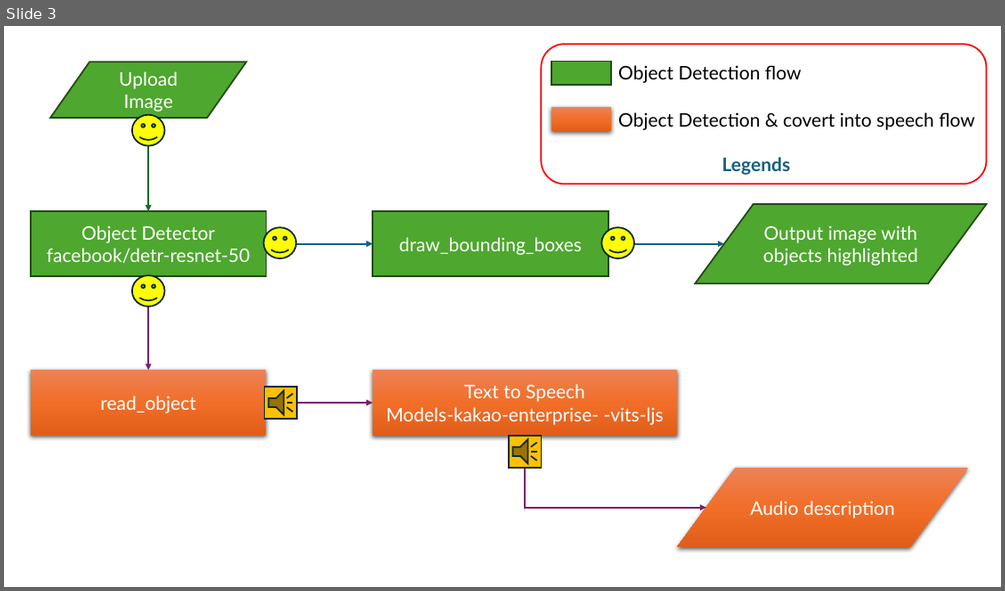
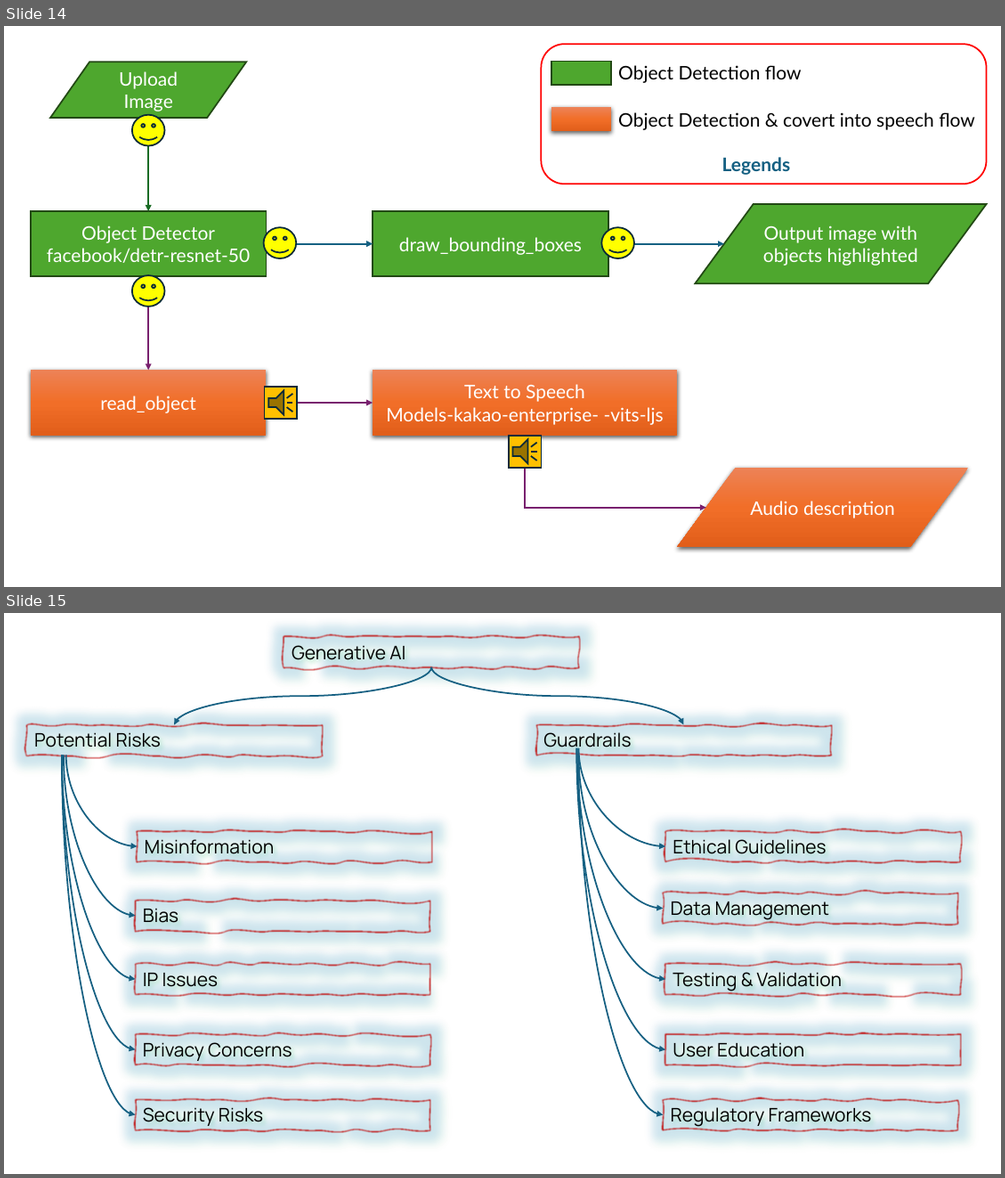
Before and after one commit to mayankchugh-learning/PythonRefresh, a slide deck: Python for Generative AI/Week 15/Python-LLMOps-using-Python-LVC/Docuement-QnA.pptx. Shown one above the other, each under a label of ours: slide 3 before the commit, slides 14 and 15 after it. The pictures are 1005x591 and 1005x1178 pixels, drawn with LibreOffice and Linux fonts; fonts in the diff are those of the drawing. Boxes give left, top, right and bottom in pixels: in the first picture for what was removed or moved away, otherwise in the second. Text is boxed around its words. In the diff, an @@ line names an element or a change of style, - is before the commit and + after.

```diff
--- a/Python for Generative AI/Week 15/Python-LLMOps-using-Python-LVC/Docuement-QnA.pptx
+++ b/Python for Generative AI/Week 15/Python-LLMOps-using-Python-LVC/Docuement-QnA.pptx
@@ slide 15 added at <box>4,613,1001,1174</box>, background #FFFFFF @@
@@ freeform shape added at <box>284,637,579,666</box>, outline #C00000 2.5 pt, 18 pt, text #000000 @@
+Generative AI
@@ curved arrow added from (432, 666) to (175, 724), #156082 1.5 pt @@
@@ curved arrow added from (432, 666) to (684, 724), #156082 1.5 pt @@
@@ freeform shape added at <box>27,724,322,755</box>, outline #C00000 2.5 pt, 18 pt, text #000000 @@
+Potential Risks
@@ freeform shape added at <box>536,724,831,755</box>, outline #C00000 2.5 pt, 18 pt, text #000000 @@
+Guardrails
@@ curved arrow added from (62, 755) to (136, 979), #156082 1.5 pt @@
@@ curved arrow added from (62, 755) to (136, 1050), #156082 1.5 pt @@
@@ curved arrow added from (62, 755) to (136, 1115), #156082 1.5 pt @@
@@ curved arrow added from (64, 755) to (136, 915), #156082 1.5 pt @@
@@ curved arrow added from (66, 755) to (138, 846), #156082 1.5 pt @@
@@ curved arrow added from (577, 748) to (666, 979), #156082 1.5 pt @@
@@ curved arrow added from (577, 748) to (666, 1050), #156082 1.5 pt @@
@@ curved arrow added from (578, 748) to (666, 846), #156082 1.5 pt @@
@@ curved arrow added from (578, 755) to (663, 908), #156082 1.5 pt @@
@@ curved arrow added from (578, 748) to (663, 1115), #156082 1.5 pt @@
@@ freeform shape added at <box>138,831,432,861</box>, outline #C00000 2.5 pt, 18 pt, text #000000 @@
+Misinformation
@@ freeform shape added at <box>666,831,961,861</box>, outline #C00000 2.5 pt, 18 pt, text #000000 @@
+Ethical Guidelines
@@ freeform shape added at <box>136,900,430,930</box>, outline #C00000 2.5 pt, 18 pt, text #000000 @@
+Bias
@@ freeform shape added at <box>663,893,957,924</box>, outline #C00000 2.5 pt, 18 pt, text #000000 @@
+Data Management
@@ freeform shape added at <box>136,964,430,994</box>, outline #C00000 2.5 pt, 18 pt, text #000000 @@
+IP Issues
@@ freeform shape added at <box>666,964,961,994</box>, outline #C00000 2.5 pt, 18 pt, text #000000 @@
+Testing & Validation
@@ freeform shape added at <box>136,1034,430,1064</box>, outline #C00000 2.5 pt, 18 pt, text #000000 @@
+Privacy Concerns
@@ freeform shape added at <box>666,1034,961,1064</box>, outline #C00000 2.5 pt, 18 pt, text #000000 @@
+User Education
@@ freeform shape added at <box>136,1100,430,1130</box>, outline #C00000 2.5 pt, 18 pt, text #000000 @@
+Security Risks
@@ freeform shape added at <box>663,1100,957,1130</box>, outline #C00000 2.5 pt, 18 pt, text #000000 @@
+Regulatory Frameworks
@@ what was slide 3 is now slide 14 @@
```
Also in this commit, not shown: 12 other slides added, 16 other files.
